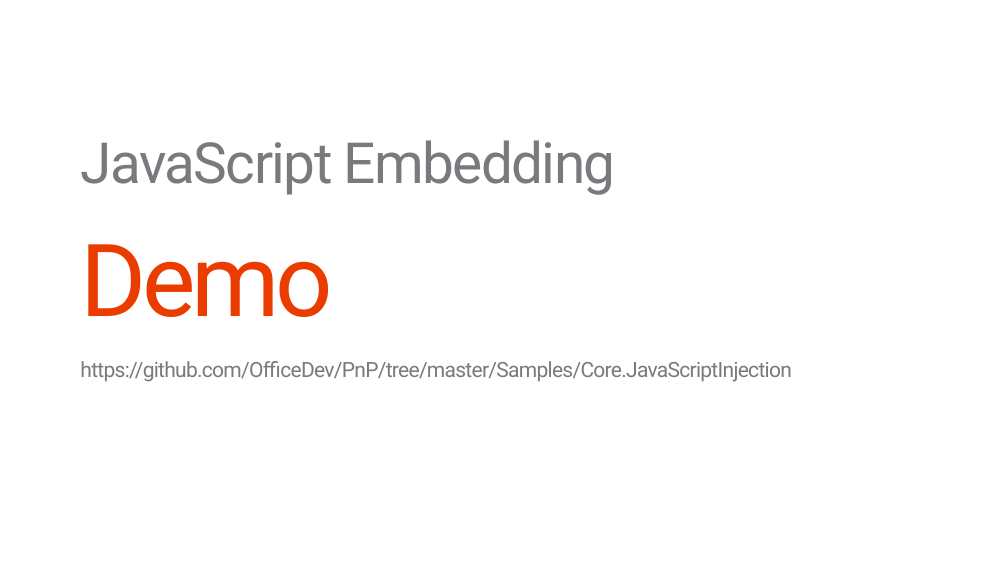
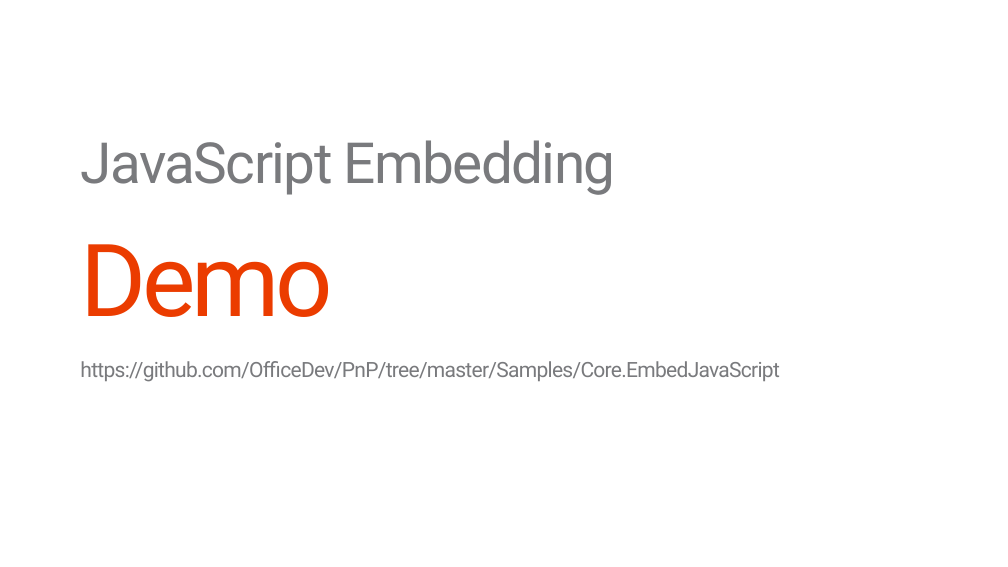
Before and after one commit to OfficeDev/TrainingContent, a slide deck: slide 17 of O3658/02 Managing site settings using app model/2_SiteManagement.pptx. Drawn at 1008x567 pixels with LibreOffice and Linux fonts; fonts in the diff are those of the drawing; background and template pictures are left out. Boxes give left, top, right and bottom in pixels: in the first picture for what was removed or moved away, otherwise in the second. Text is boxed around its words. In the diff, an @@ line names an element or a change of style, - is before the commit and + after.

```diff
--- a/O3658/02 Managing site settings using app model/2_SiteManagement.pptx
+++ b/O3658/02 Managing site settings using app model/2_SiteManagement.pptx
@@ subtitle at bbox=[80, 361, 779, 382]: text changed @@
-https://github.com/OfficeDev/PnP/tree/master/Samples/Core.JavaScriptInjection
+https://github.com/OfficeDev/PnP/tree/master/Samples/Core.EmbedJavaScript
```
Also in this commit, not shown: 2 other slides changed.
